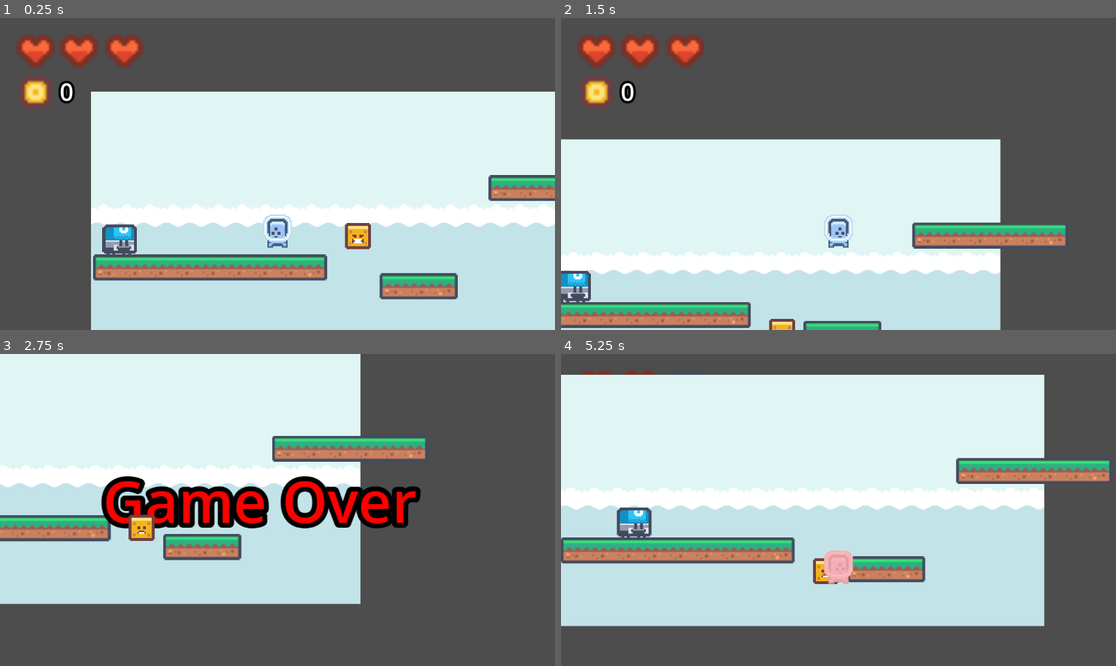
Above: before the commit, frames 1-4 (two rows, left to right).
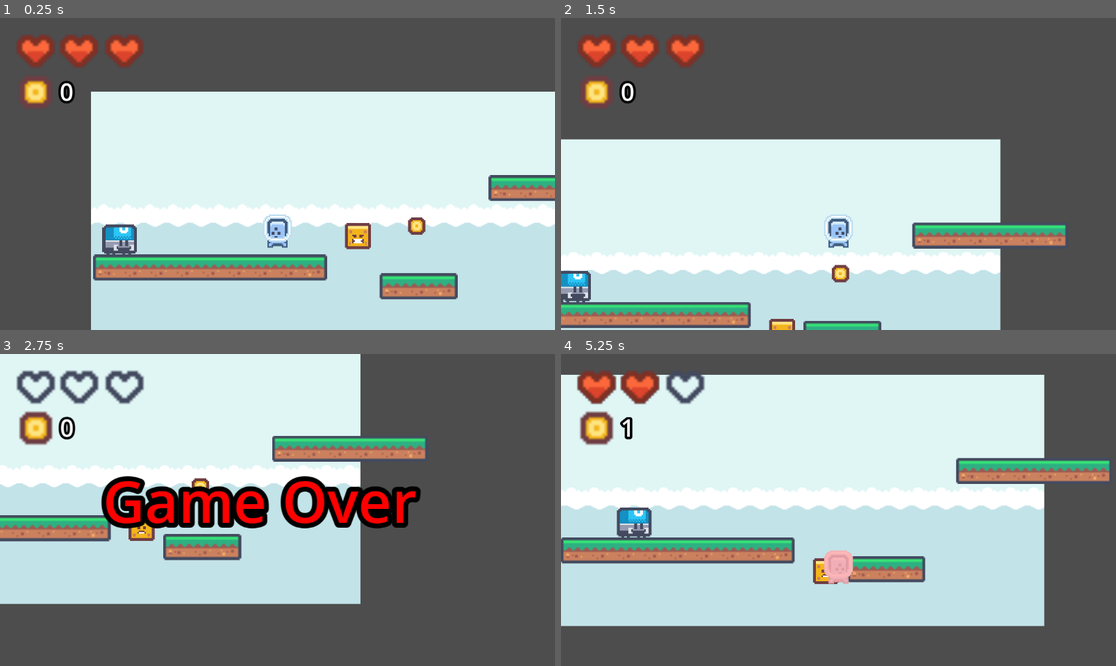
Above: after the commit, the same moments.

Repository: HA5UN0/rfgd-beginner-projects
Game: Godot game, scene res://scenes/main.tscn
Two runs of this game, one before a commit and one after it. Both use one fixed random seed, a clock stepped at 60 frames per second and the inputs below.
Inputs:
- Up to frame 1 (0.25 s): no input
- Up to frame 2 (1.5 s): hold Right (move_right) from 0.53 s (still down); tap Space (jump) at 0.77 s
- Up to frame 3 (2.75 s): tap Space (jump) at 1.52 s; release Right (move_right) at 2.03 s; hold A (move_left) from 2.03 s (still down)
- Up to frame 4 (5.25 s): release A (move_left) at 2.78 s; hold Right (move_right) 2.78-4.28 s; tap Space (jump) at 3.02, 3.77, 4.52 s; hold A (move_left) 4.28-5.03 s; hold Right (move_right) from 5.03 s (still down)

The runs differ from the first frame. In frame 1, 0.2% of the frame differs, in the area x 73-77%, y 63-70%; in frame 2, 0.2%; in frame 3, 2.4%, in the area x 2-38%, y 5-56%; in frame 4, 2.2%.

Commit message:
created coin node with script

Diff:
--- a/platform-game/scenes/main.tscn
+++ b/platform-game/scenes/main.tscn
@@ -17,6 +17,8 @@
 [ext_resource type="Texture2D" uid="uid://2dm7pe60sno8" path="res://art/kenney_pixel-platformer/Tiles/Characters/tile_0022.png" id="14_05p7p"]
 [ext_resource type="Texture2D" uid="uid://cud20egbc5bu4" path="res://art/kenney_pixel-platformer/Tiles/Characters/tile_0011.png" id="16_spii6"]
 [ext_resource type="Texture2D" uid="uid://d0o71c1fnghfg" path="res://art/kenney_pixel-platformer/Tiles/Characters/tile_0012.png" id="17_ba58k"]
+[ext_resource type="Script" path="res://scripts/coin.gd" id="18_kunn8"]
+[ext_resource type="Texture2D" uid="uid://oa6dcxwsb804" path="res://art/kenney_pixel-platformer/Tiles/tile_0152.png" id="18_tfxfy"]
 
 [sub_resource type="RectangleShape2D" id="RectangleShape2D_didgo"]
 size = Vector2(478, 49)
@@ -178,9 +180,51 @@
 "dead": SubResource("Animation_o7587")
 }
 
+[sub_resource type="CircleShape2D" id="CircleShape2D_vg2nc"]
+radius = 21.0238
+
+[sub_resource type="Animation" id="Animation_tlm4x"]
+resource_name = "idle"
+length = 0.8
+loop_mode = 1
+tracks/0/type = "value"
+tracks/0/imported = false
+tracks/0/enabled = true
+tracks/0/path = NodePath("Sprite2D:texture")
+tracks/0/interp = 1
+tracks/0/loop_wrap = true
+tracks/0/keys = {
+"times": PackedFloat32Array(0, 0.4),
+"transitions": PackedFloat32Array(1, 1),
+"update": 1,
+"values": [ExtResource("7_oxgtm"), ExtResource("18_tfxfy")]
+}
+
+[sub_resource type="Animation" id="Animation_pcs0h"]
+length = 0.001
+tracks/0/type = "value"
+tracks/0/imported = false
+tracks/0/enabled = true
+tracks/0/path = NodePath("Sprite2D:texture")
+tracks/0/interp = 1
+tracks/0/loop_wrap = true
+tracks/0/keys = {
+"times": PackedFloat32Array(0),
+"transitions": PackedFloat32Array(1),
+"update": 1,
+"values": [ExtResource("7_oxgtm")]
+}
+
+[sub_resource type="AnimationLibrary" id="AnimationLibrary_du448"]
+_data = {
+"RESET": SubResource("Animation_pcs0h"),
+"idle": SubResource("Animation_tlm4x")
+}
+
 [node name="main" type="Node2D"]
 
 [node name="Background" type="Sprite2D" parent="."]
+z_index = -10
 script = ExtResource("1_6vdgp")
 
 [node name="Top" type="Node" parent="Background"]
@@ -1250,6 +1294,7 @@
 shape = SubResource("RectangleShape2D_h00wx")
 
 [node name="Camera2D" type="Camera2D" parent="."]
+z_index = 10
 script = ExtResource("7_s6kgg")
 
 [node name="WinLabel" type="Label" parent="Camera2D"]
@@ -1425,3 +1470,22 @@
 libraries = {
 "": SubResource("AnimationLibrary_acgmv")
 }
+
+[node name="coin" type="Area2D" parent="."]
+position = Vector2(652, 262)
+script = ExtResource("18_kunn8")
+
+[node name="Sprite2D" type="Sprite2D" parent="coin"]
+z_index = 1
+texture_filter = 1
+scale = Vector2(3, 3)
+texture = ExtResource("7_oxgtm")
+
+[node name="CollisionShape2D" type="CollisionShape2D" parent="coin"]
+z_index = 1
+shape = SubResource("CircleShape2D_vg2nc")
+
+[node name="AnimationPlayer" type="AnimationPlayer" parent="coin"]
+libraries = {
+"": SubResource("AnimationLibrary_du448")
+}
--- /dev/null
+++ b/platform-game/scripts/coin.gd
@@ -0,0 +1,8 @@
+extends Area2D
+
+@onready var box = $"."
+
+func _physics_process(delta: float) -> void:
+	for area in box.get_overlapping_areas():
+		if area.name == "hurtBox":
+			queue_free()
Not shown: 1 places in platform-game/scenes/main.tscn that only renumber resources
